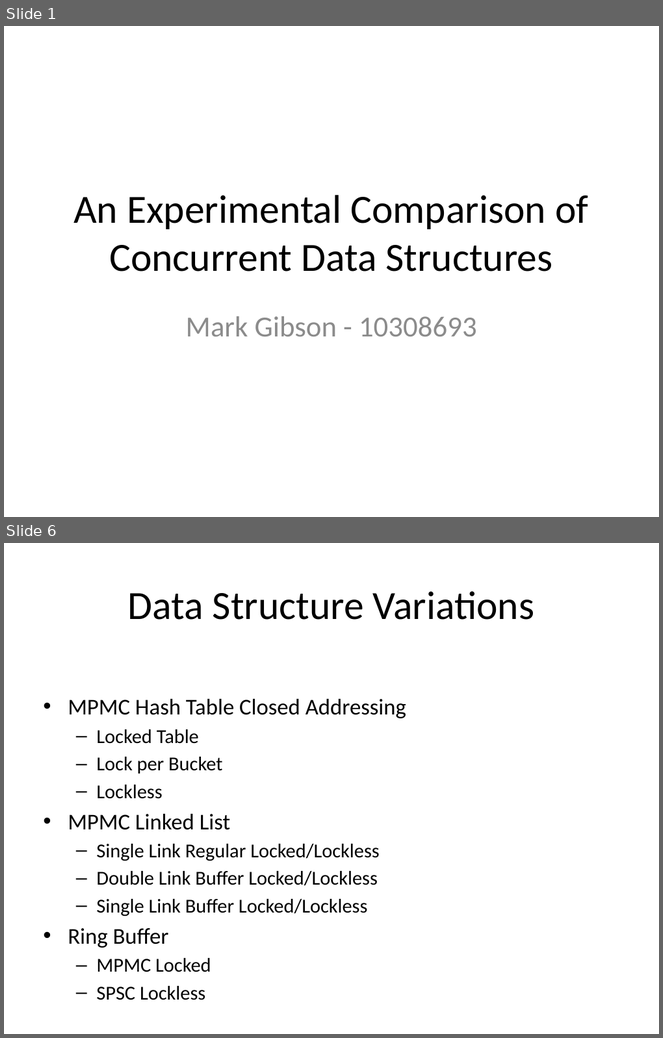
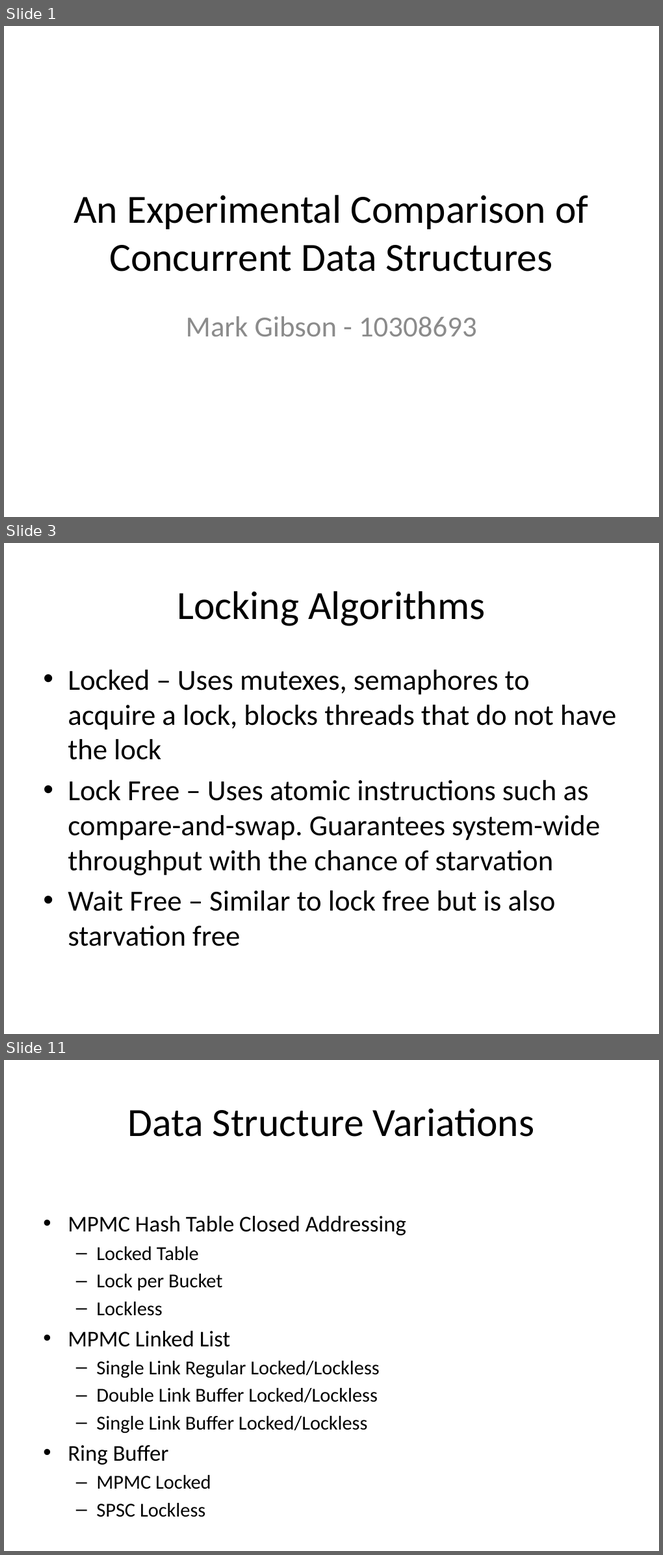
Before and after one commit to gibsonma/FYP, a slide deck: Report/FYP_Presentation.pptx. Shown one above the other, each under a label of ours: slides 1 and 6 before the commit, slides 1, 3 and 11 after it; the slides between them are not shown. The pictures are 663x1038 and 663x1555 pixels, drawn with LibreOffice and Linux fonts; fonts in the diff are those of the drawing. Boxes give left, top, right and bottom in pixels: in the first picture for what was removed or moved away, otherwise in the second. Text is boxed around its words. In the diff, an @@ line names an element or a change of style, - is before the commit and + after.

```diff
--- a/Report/FYP_Presentation.pptx
+++ b/Report/FYP_Presentation.pptx
@@ slide 3 added at [4, 543, 659, 1034], background #FFFFFF @@
@@ title added at [177, 591, 485, 626], 44 pt, text #000000 @@
+Locking Algorithms
@@ text added at [68, 670, 616, 947], 32 pt, text #000000 @@
+• Locked – Uses mutexes, semaphores to acquire a lock, blocks threads that do not have the lock
+• Lock Free – Uses atomic instructions such as compare-and-swap. Guarantees system-wide throughput with the chance of starvation
+• Wait Free – Similar to lock free but is also starvation free
@@ what was slide 6 is now slide 11 @@
```
Also in this commit, not shown: 4 slides changed, 4 other slides added.
